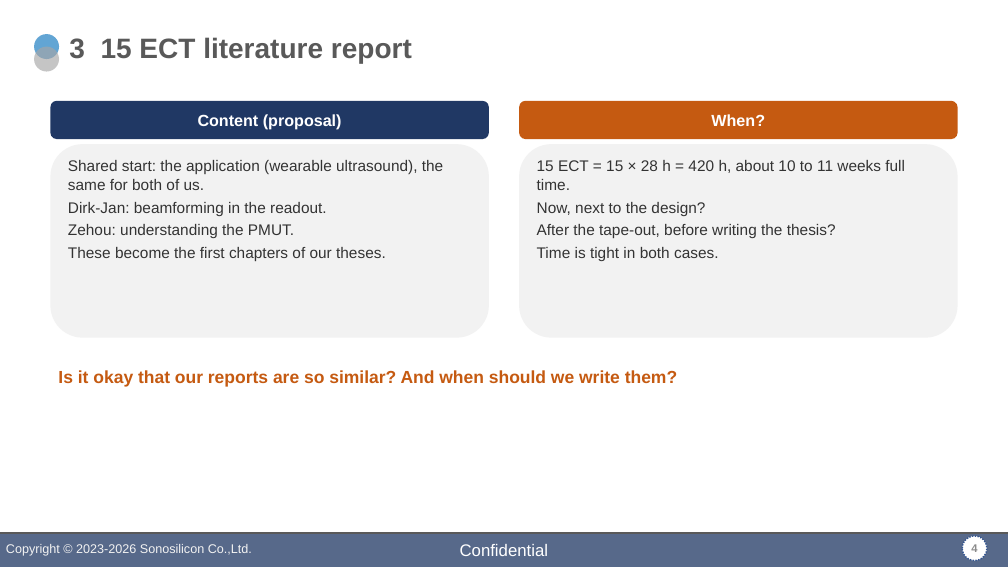
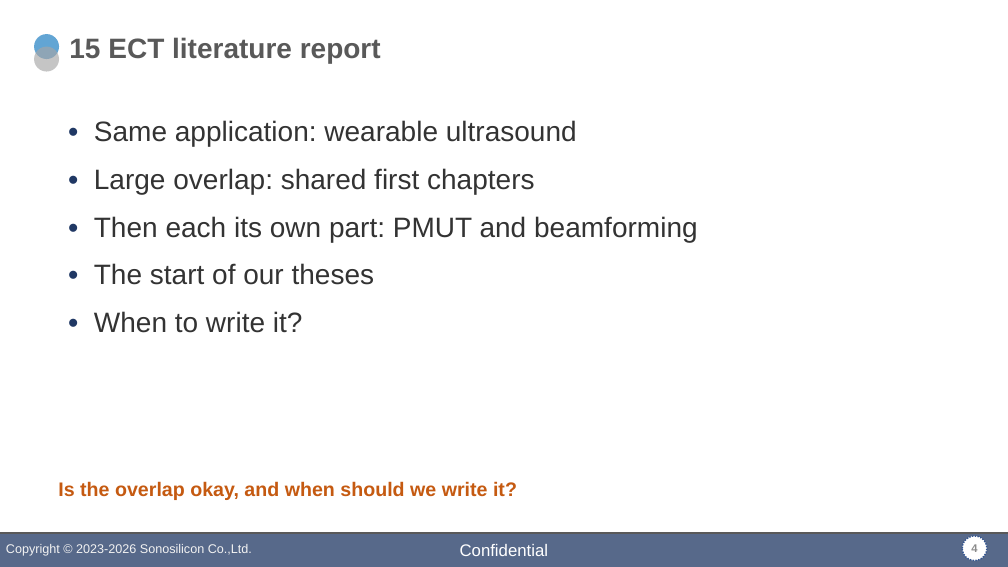
Before and after one commit to DirkJanKr/F280049C_MotorDrive, a slide deck: slide 4 of Zaan_MATLAB/slides/zaan_professor_visit.pptx. Drawn at 1008x567 pixels with LibreOffice and Linux fonts; fonts in the diff are those of the drawing; background and template pictures are left out. Boxes give left, top, right and bottom in pixels: in the first picture for what was removed or moved away, otherwise in the second. Text is boxed around its words. In the diff, an @@ line names an element or a change of style, - is before the commit and + after.

```diff
--- a/Zaan_MATLAB/slides/zaan_professor_visit.pptx
+++ b/Zaan_MATLAB/slides/zaan_professor_visit.pptx
@@ title at (x1=69, y1=37, x2=381, y2=63): text changed @@
-3 15 ECT literature report
+15 ECT literature report
@@ rounded rectangle removed at (x1=50, y1=101, x2=489, y2=139) @@
-Content (proposal)
@@ rounded rectangle removed at (x1=519, y1=101, x2=958, y2=139) @@
-When?
@@ rounded rectangle removed at (x1=50, y1=144, x2=489, y2=338) @@
-Shared start: the application (wearable ultrasound), the same for both of us.
-Dirk-Jan: beamforming in the readout.
-Zehou: understanding the PMUT.
-These become the first chapters of our theses.
@@ text added at (x1=94, y1=120, x2=698, y2=333), 20 pt, text #333333 @@
+• Same application: wearable ultrasound
+• Large overlap: shared first chapters
+• Then each its own part: PMUT and beamforming
+• The start of our theses
+• When to write it?
@@ rounded rectangle removed at (x1=519, y1=144, x2=958, y2=338) @@
-15 ECT = 15 × 28 h = 420 h, about 10 to 11 weeks full time.
-Now, next to the design?
-After the tape-out, before writing the thesis?
-Time is tight in both cases.
@@ text at (x1=58, y1=481, x2=517, y2=500): text changed; size 12.5 to 14 pt @@
-Is it okay that our reports are so similar? And when should we write them?
+Is the overlap okay, and when should we write it?
```
Also in this commit, not shown: 5 other slides changed, 2 slides added, 2 slides removed.
